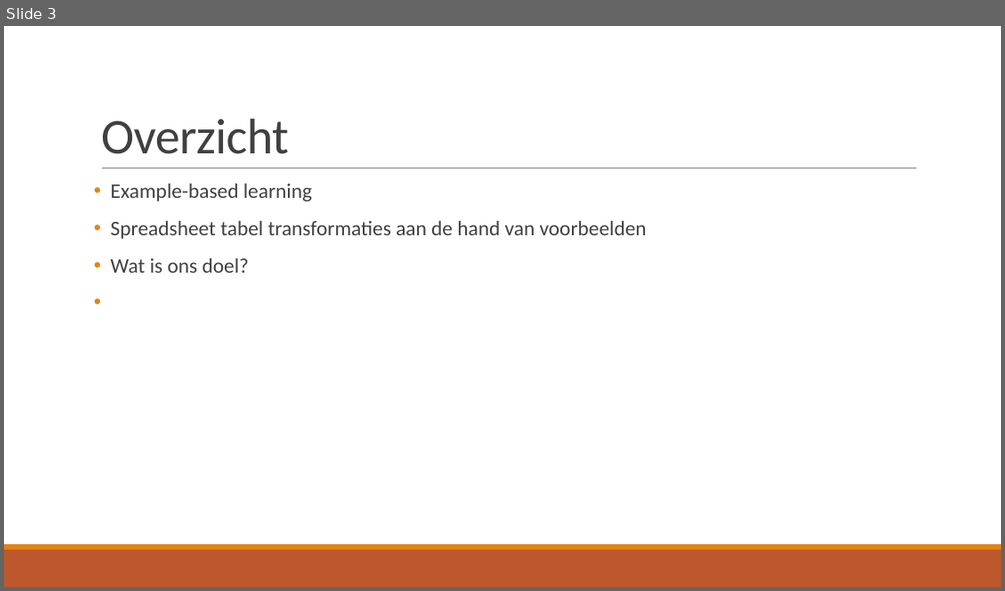
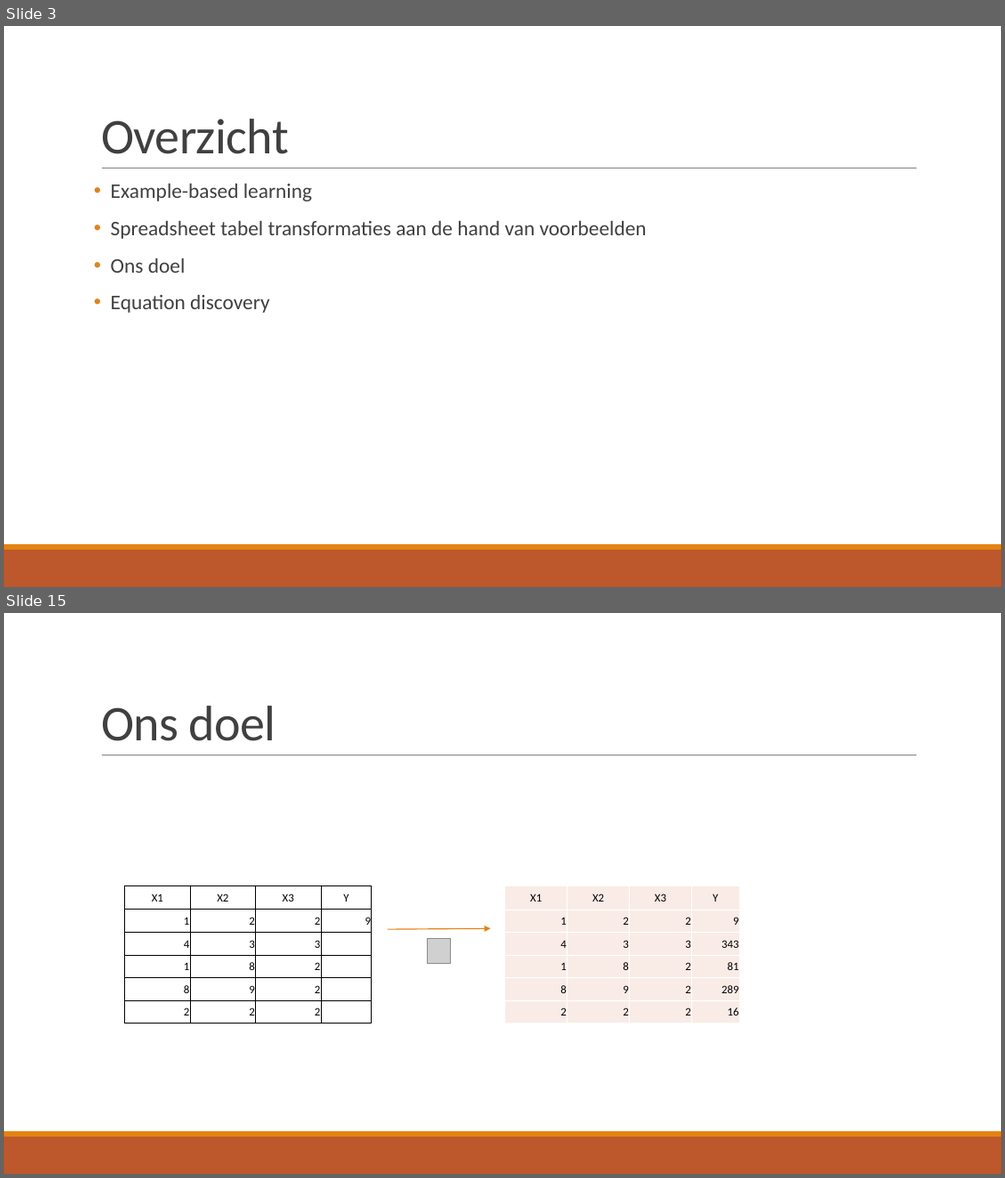
Before and after one commit to TomDeGroote/Bachelorproef, a slide deck: Opdracht 2/Literatuurstudie.pptx. Shown one above the other, each under a label of ours: slide 3 before the commit, slides 3 and 15 after it; the slides between them are not shown. The pictures are 1005x591 and 1005x1178 pixels, drawn with LibreOffice and Linux fonts; fonts in the diff are those of the drawing; grey boxes stand for pictures. Boxes give left, top, right and bottom in pixels: in the first picture for what was removed or moved away, otherwise in the second. Text is boxed around its words. In the diff, an @@ line names an element or a change of style, - is before the commit and + after.

```diff
--- a/Opdracht 2/Literatuurstudie.pptx
+++ b/Opdracht 2/Literatuurstudie.pptx
@@ slide 15 added at (x1=4, y1=613, x2=1001, y2=1174), background #FFFFFF; not listed: 3 template elements that a slide beside it also shows @@
@@ title added at (x1=101, y1=706, x2=276, y2=741), 48 pt, text #404040 @@
+Ons doel
@@ table added at (x1=125, y1=885, x2=371, y2=1022), 6 rows, 4 columns @@
+X1 | X2 | X3 | Y
+1 | 2 | 2 | 9
+4 | 3 | 3 | 
+1 | 8 | 2 | 
+8 | 9 | 2 | 
+2 | 2 | 2 | 
@@ table added at (x1=505, y1=886, x2=739, y2=1023), 6 rows, 4 columns @@
+X1 | X2 | X3 | Y
+1 | 2 | 2 | 9
+4 | 3 | 3 | 343
+1 | 8 | 2 | 81
+8 | 9 | 2 | 289
+2 | 2 | 2 | 16
@@ arrow added from (388, 929) to (491, 929), #E48312 1 pt @@
@@ picture added at (x1=428, y1=938, x2=451, y2=963) @@
@@ slide 3 changed as well @@
@@ text at (x1=111, y1=258, x2=269, y2=313): text changed @@
-• Wat is ons doel?
+• Ons doel
+• Equation discovery
```
Also in this commit, not shown: 23 other slides added.
